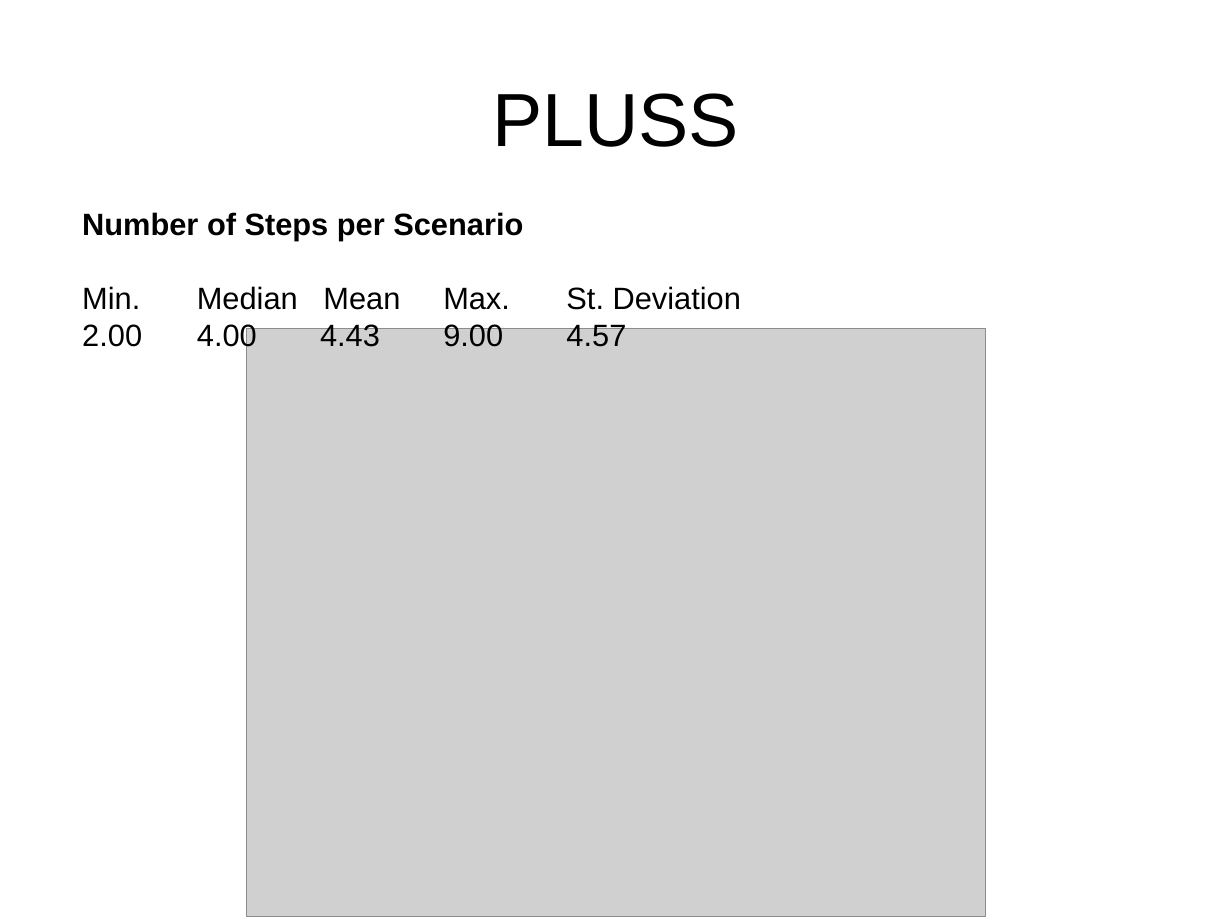
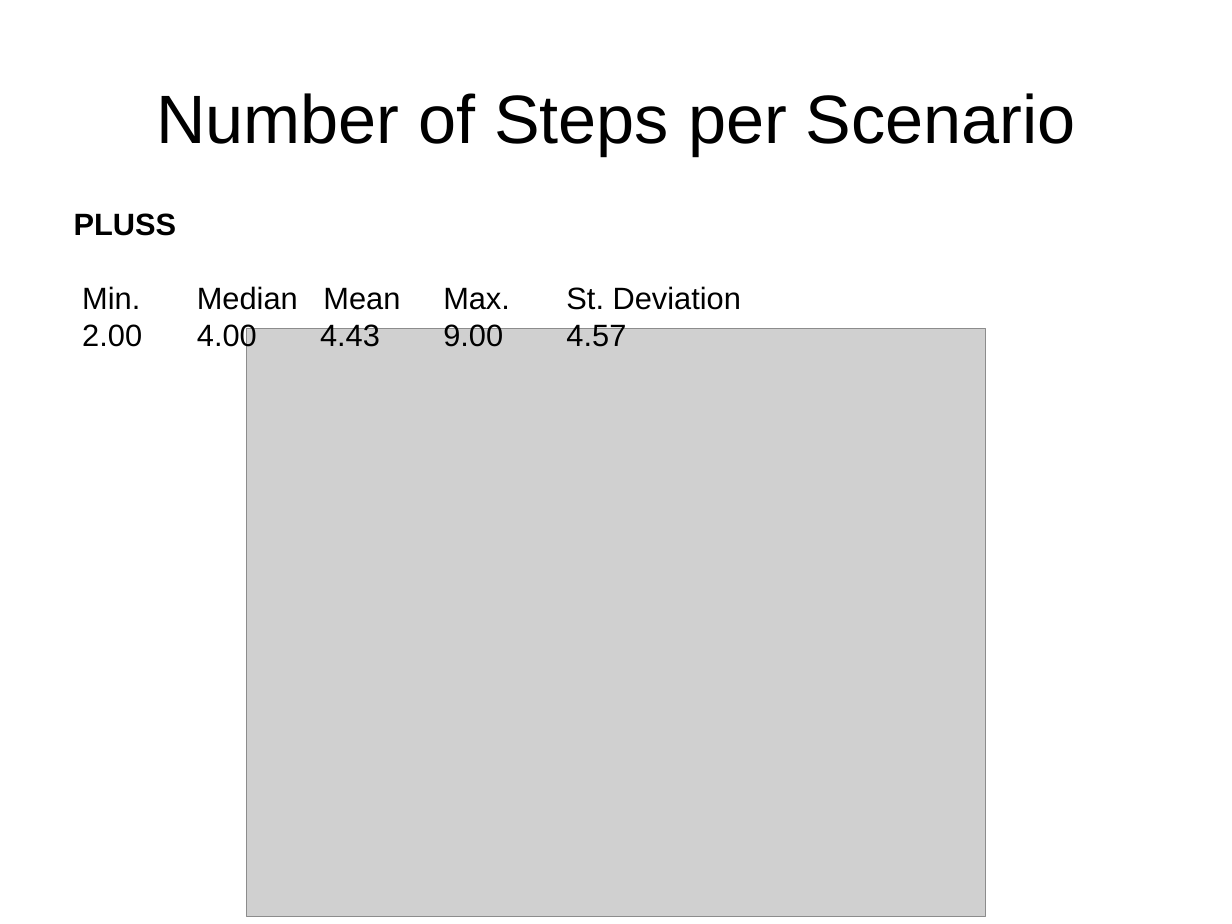
Before and after one commit to rbonifacio/variability-management-research, a slide deck: slide 2 of VariabilityManagement/docs/casestudies/smart-home/results.ppt. Drawn at 1232x924 pixels with LibreOffice and Linux fonts; fonts in the diff are those of the drawing; grey boxes stand for pictures. Boxes give left, top, right and bottom in pixels: in the first picture for what was removed or moved away, otherwise in the second. Text is boxed around its words. In the diff, an @@ line names an element or a change of style, - is before the commit and + after.

```diff
--- a/VariabilityManagement/docs/casestudies/smart-home/results.ppt
+++ b/VariabilityManagement/docs/casestudies/smart-home/results.ppt
@@ title at [156, 93, 1076, 156]: text changed; size 44 to 40 pt @@
-PLUSS
+Number of Steps per Scenario
@@ text at [74, 213, 177, 236]: text changed @@
-Number of Steps per Scenario
+PLUSS
```
Also in this commit, not shown: 2 other slides changed, 6 slides added.
